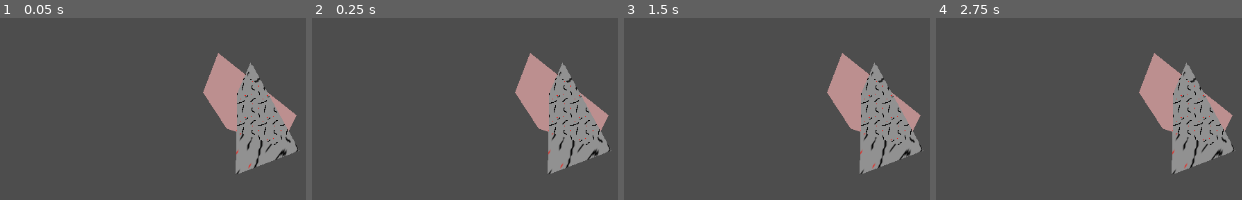
Above: before the commit, frames 1-4 (left to right).
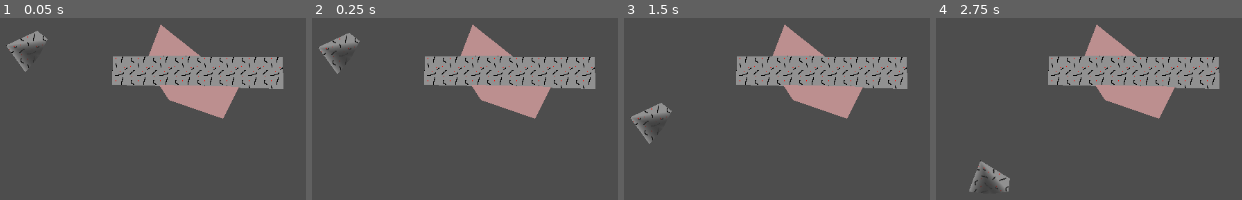
Above: after the commit, the same moments.

Repository: CWmain/SpaceJunkGame
Game: Godot game, scene res://Objects/Test_Scene.tscn
Same seed, same stepped clock (60 frames per second), same inputs: the game is played once before the commit and once after it.
Inputs (mouse positions are in pixels of both pictures, inside the frame that each line leads up to):
- Up to frame 1 (0.05 s): no input
- Up to frame 2 (0.25 s): no input
- Up to frame 3 (1.5 s): move the mouse to (outside the picture) at 0.52 s; click (outside the picture) at 0.6 s; move the mouse to (654, 98) at 1.27 s; click (654, 98) at 1.35 s
- Up to frame 4 (2.75 s): move the mouse to (outside the picture) at 2.02 s; click (outside the picture) at 2.1 s

The runs differ from the first frame. In frame 1, 20% of the frame differs, in the area x 1-98%, y 3-86%; in frame 2, 20%; in frame 3, 20%; in frame 4, 20%.

Commit message:
Added physics to block and added texture

Diff:
--- a/Objects/Test_Scene.gd
+++ b/Objects/Test_Scene.gd
@@ -12,7 +12,7 @@
 	for overlapping in intersection:
 		var intersection_polygon = Polygon2D.new()
 		print(overlapping)
-		intersection_polygon.transform = cutter.transform
+		intersection_polygon.transform = to_cut.transform
 		intersection_polygon.color = Color.ROSY_BROWN
 		intersection_polygon.set_polygon(overlapping)
 		self.add_child(intersection_polygon)
--- a/Objects/Test_Scene.tscn
+++ b/Objects/Test_Scene.tscn
@@ -1,29 +1,46 @@
-[gd_scene load_steps=3 format=3 uid="uid://n468ffa12goh"]
+[gd_scene load_steps=4 format=3 uid="uid://n468ffa12goh"]
 
 [ext_resource type="Script" path="res://Objects/Test_Scene.gd" id="1_gvyoo"]
 [ext_resource type="Texture2D" uid="uid://vc30gqw53emc" path="res://Sprites/AsteroidTexture.png" id="2_dhefl"]
 
+[sub_resource type="RectangleShape2D" id="RectangleShape2D_0fm31"]
+size = Vector2(109.7, 20)
+
 [node name="Test_Scene" type="Node2D"]
 script = ExtResource("1_gvyoo")
 
-[node name="RigidBody2D" type="RigidBody2D" parent="."]
-position = Vector2(83, 41)
-
-[node name="CollisionPolygon2D" type="CollisionPolygon2D" parent="RigidBody2D"]
-polygon = PackedVector2Array(63, -60, 172, 26, 29, -34)
+[node name="ToCut" type="Polygon2D" parent="."]
+texture_repeat = 2
+texture = ExtResource("2_dhefl")
+polygon = PackedVector2Array(70, 15, 47, 61, -31, 34, -65, -18, -43, -75)
 
 [node name="Cutter" type="Polygon2D" parent="."]
 texture_repeat = 2
-position = Vector2(83, 41)
+position = Vector2(-27, 1)
 texture = ExtResource("2_dhefl")
-polygon = PackedVector2Array(-18, 101, -16, 16, -16, -16, 4, -62, 74, 66)
-uv = PackedVector2Array(16, 16, -16, 16, -16, -16, 16, -16, 50, 50)
+polygon = PackedVector2Array(-85, -30, 160, -29, 161, 17, -86, 11)
+
+[node name="Camera2D" type="Camera2D" parent="."]
+
+[node name="RigidBody2D" type="RigidBody2D" parent="."]
+position = Vector2(-218, -30)
+gravity_scale = 0.1
+can_sleep = false
+
+[node name="CollisionPolygon2D" type="CollisionPolygon2D" parent="RigidBody2D"]
+polygon = PackedVector2Array(-20, 24, -48, -15, -3, -36, 12, -24)
+
+[node name="Cutter" type="Polygon2D" parent="RigidBody2D"]
+texture_repeat = 2
+texture = ExtResource("2_dhefl")
+polygon = PackedVector2Array(-20, 24, -48, -15, -3, -36, 12, -24)
+uv = PackedVector2Array(-20, 24, -48, -15, -3, -36, 12, -24)
 polygons = [PackedInt32Array(0, 1, 2, 3, 4)]
 
-[node name="ToCut" type="Polygon2D" parent="."]
-texture_repeat = 2
-position = Vector2(83, 41)
-texture = ExtResource("2_dhefl")
-polygon = PackedVector2Array(70, 15, 47, 61, -31, 34, -65, -18, -43, -75)
+[node name="StaticBody2D" type="StaticBody2D" parent="."]
+position = Vector2(1, 91)
 
-[node name="Camera2D" type="Camera2D" parent="."]
+[node name="CollisionShape2D" type="CollisionShape2D" parent="StaticBody2D"]
+position = Vector2(2.50003, 175)
+scale = Vector2(10, 10)
+shape = SubResource("RectangleShape2D_0fm31")
